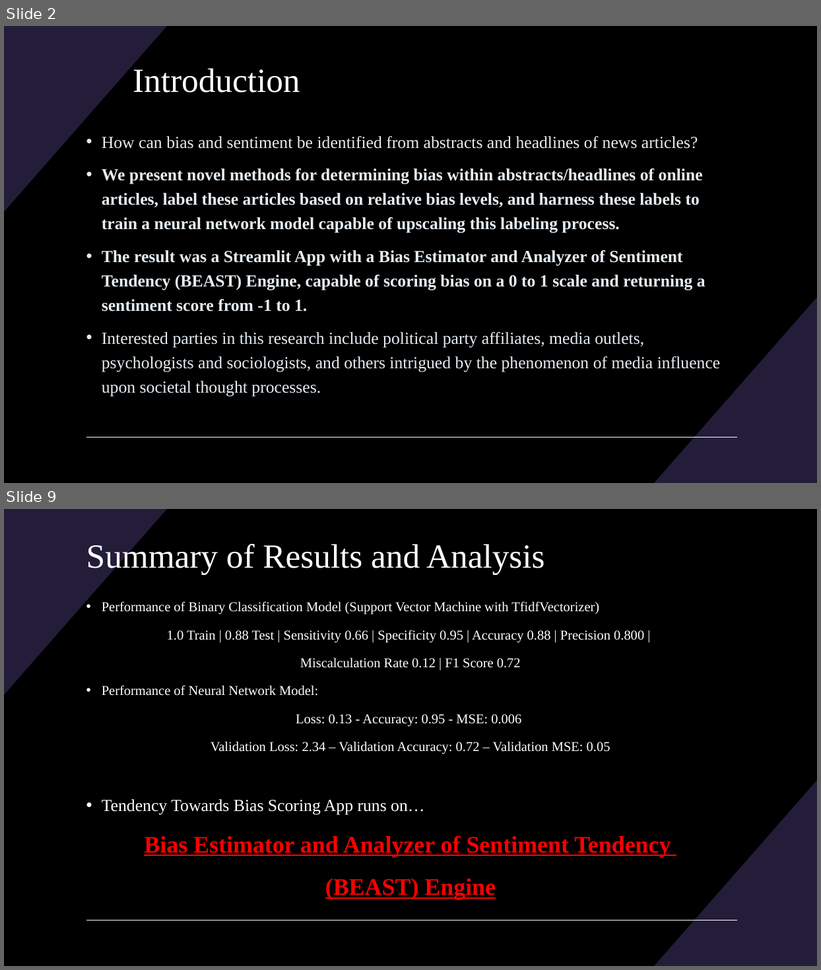
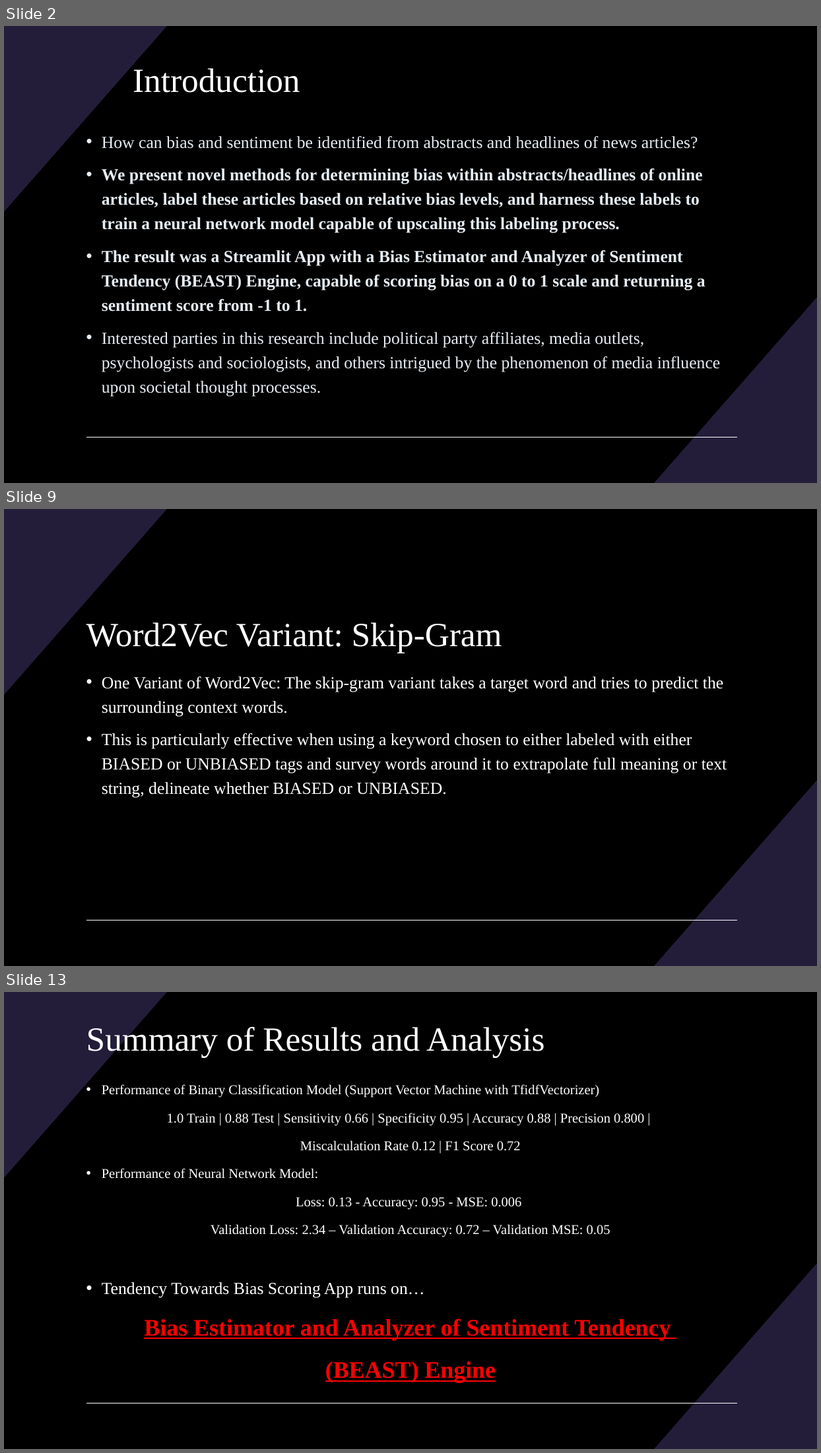
Before and after one commit to BenjaminRocco/Capstone_Project, a slide deck: Capstone_Presentation.pptx. Shown one above the other, each under a label of ours: slides 2 and 9 before the commit, slides 2, 9 and 13 after it; the slides between them are not shown. The pictures are 821x970 and 821x1453 pixels, drawn with LibreOffice and Linux fonts; fonts in the diff are those of the drawing. Boxes give left, top, right and bottom in pixels: in the first picture for what was removed or moved away, otherwise in the second. Text is boxed around its words. In the diff, an @@ line names an element or a change of style, - is before the commit and + after.

```diff
--- a/Capstone_Presentation.pptx
+++ b/Capstone_Presentation.pptx
@@ slide 9 added at [4, 509, 817, 966], background #000000; not listed: 3 template elements that a slide beside it also shows @@
@@ title added at [86, 623, 502, 654], 40 pt, text #FFFFFF @@
+Word2Vec Variant: Skip-Gram
@@ text added at [102, 677, 727, 798], 20 pt, text #FFFFFF @@
+• One Variant of Word2Vec: The skip-gram variant takes a target word and tries to predict the surrounding context words.
+• This is particularly effective when using a keyword chosen to either labeled with either BIASED or UNBIASED tags and survey words around it to extrapolate full meaning or text string, delineate whether BIASED or UNBIASED.
@@ what was slide 9 is now slide 13 @@
```
Also in this commit, not shown: 9 slides changed, 4 other slides added, 13 other files.
